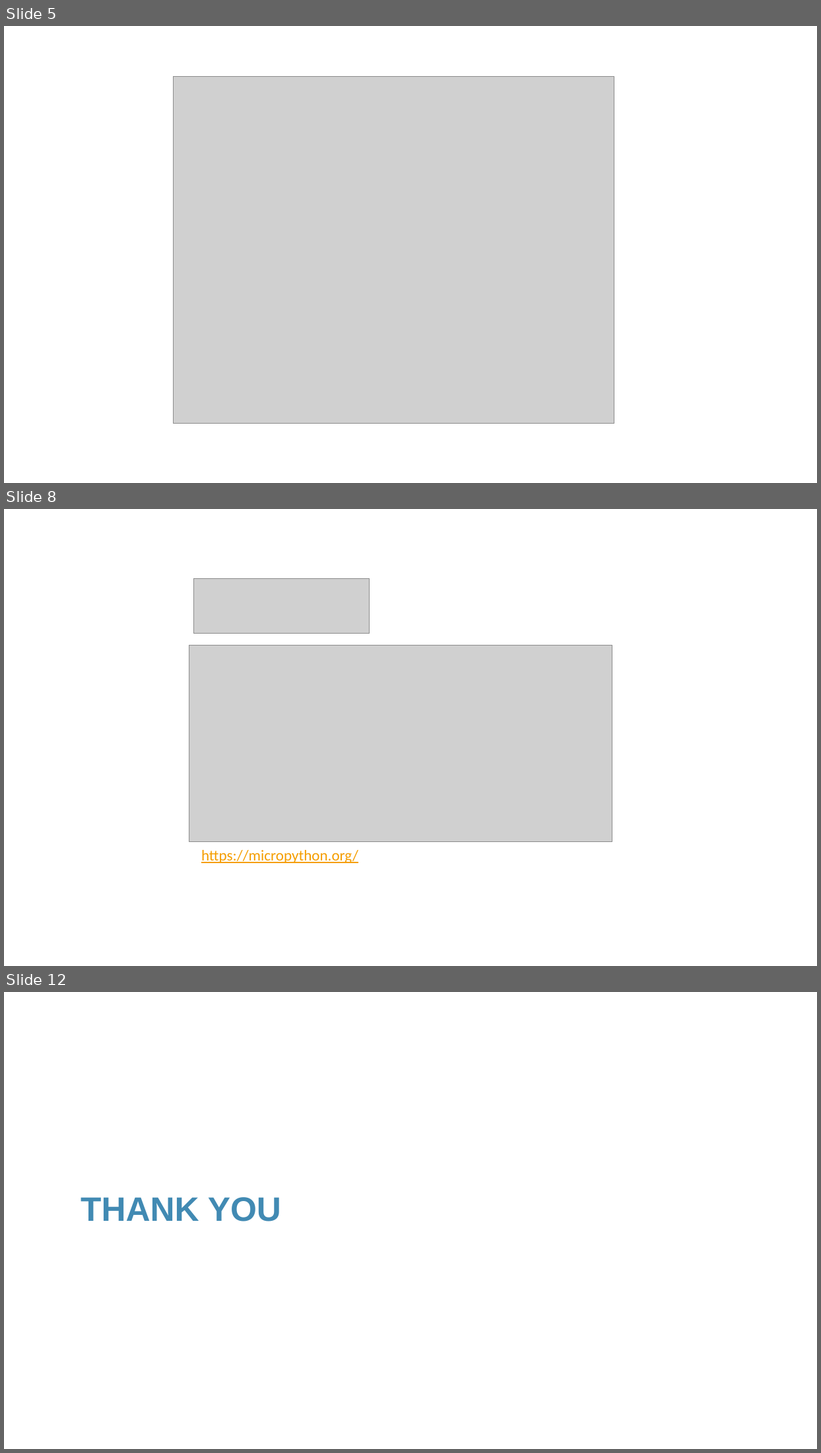
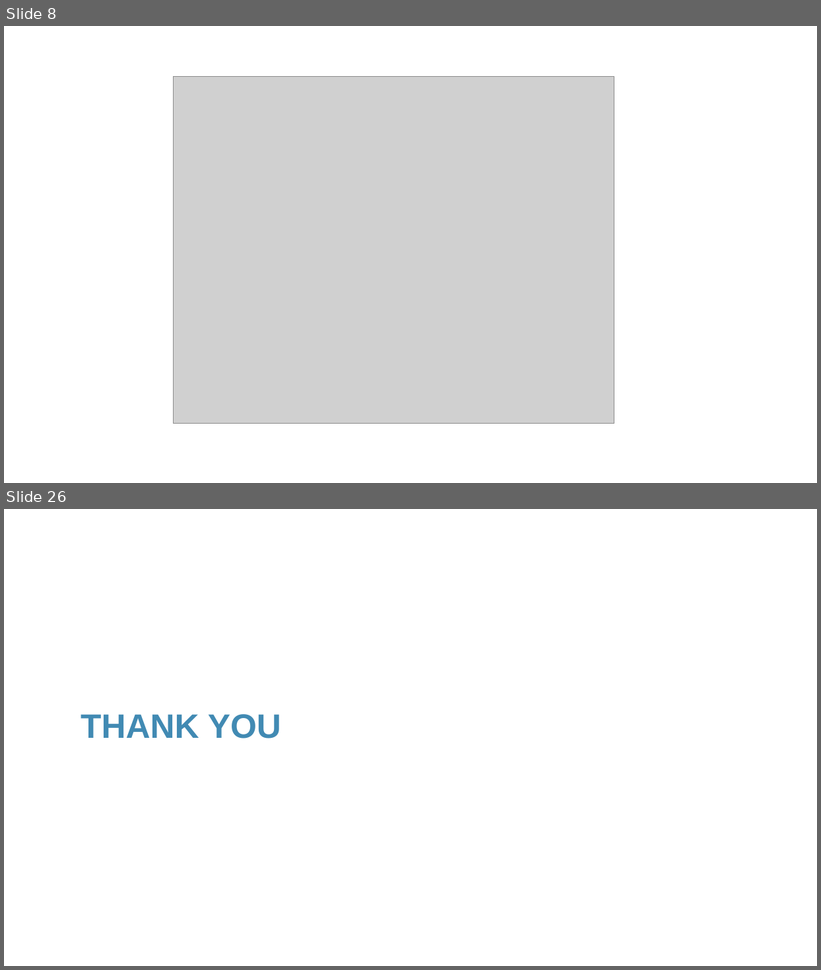
Before and after one commit to franckalbinet/iot-nbtc-itu, a slide deck: presentations/session-3-building-iot-products-programming-aspects.pptx. Shown one above the other, each under a label of ours: slides 5, 8 and 12 before the commit, slides 8 and 26 after it; the slides between them are not shown. The pictures are 821x1453 and 821x970 pixels, drawn with LibreOffice and Linux fonts; fonts in the diff are those of the drawing; grey boxes stand for pictures; background and template pictures are left out. Boxes give left, top, right and bottom in pixels: in the first picture for what was removed or moved away, otherwise in the second. Text is boxed around its words. In the diff, an @@ line names an element or a change of style, - is before the commit and + after.

```diff
--- a/presentations/session-3-building-iot-products-programming-aspects.pptx
+++ b/presentations/session-3-building-iot-products-programming-aspects.pptx
@@ slide 8 removed at (x1=4, y1=509, x2=817, y2=966), background #FFFFFF @@
@@ picture removed at (x1=193, y1=578, x2=370, y2=634) @@
@@ picture removed at (x1=189, y1=646, x2=612, y2=842) @@
@@ text removed at (x1=201, y1=850, x2=358, y2=863) @@
-https://micropython.org/
@@ what was slide 5 is now slide 8 @@
@@ what was slide 12 is now slide 26 @@
```
Also in this commit, not shown: 3 slides changed, 19 slides added, 4 other slides removed.
